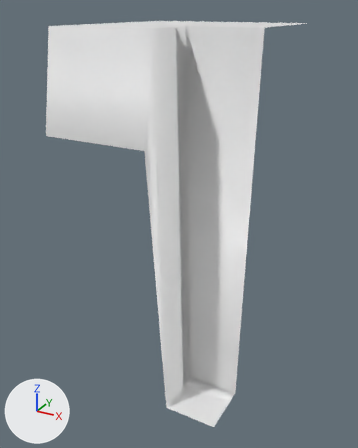
Renders of the OBJ model models/areas/gorge/grass_-1_-4.obj from each side of a commit.
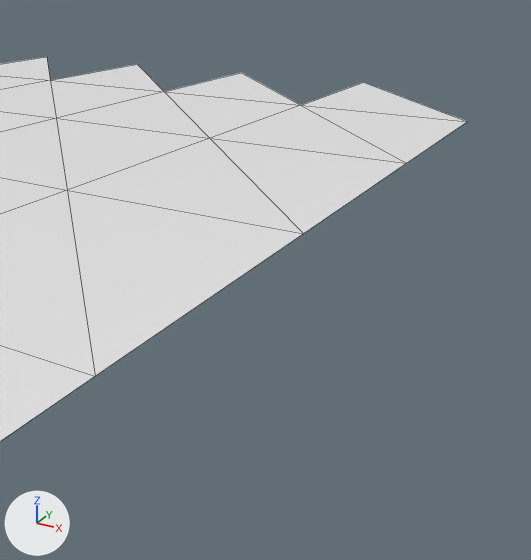
Each version appears first whole from a camera (50 mm lens) standing at (8.18, 41.18, 16.89) and looking at (-5.13, 65.37, 4.79), and next in a close-up from a camera (50 mm lens) standing at (0.96, 66.99, 16.81) and looking at (-1.14, 70.82, 14.9). Every picture has the same lights, and +X, +Y and +Z are marked at lower left. The last two pictures show the newer version. The close-ups show mesh edges as thin lines. Where no turn or scale is listed for an object, it has been applied to the vertices. Vertices at exactly the same position are counted once.

Script lines for the objects in view, before the commit:
```python
me_grass__1__4 = bpy.data.meshes.new('grass_-1_-4')
me_grass__1__4.from_pydata(...)  # 142 vertices, 230 faces; spans x -10.0..0.0, y 60.0..72.0, z -4.2..16.0
ob_grass__1__4 = bpy.data.objects.new('grass_-1_-4', me_grass__1__4)
ob_grass__1__4.location = (0.0, 0.0, 0.0)
```
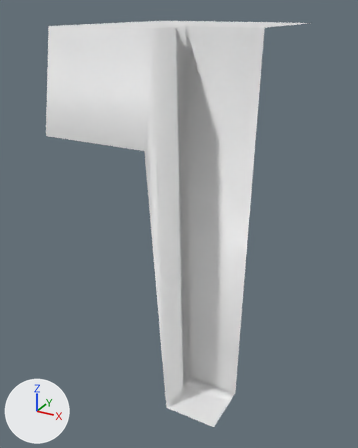
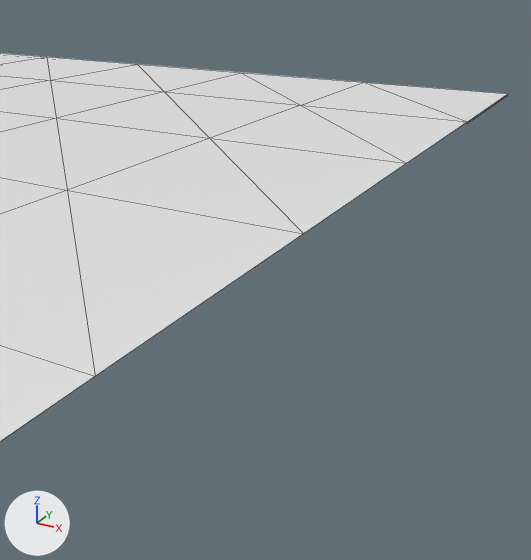
What changed in the scene script:
```text
Change me_grass__1__4:
    used by ob_grass__1__4; location = (0.0, 0.0, 0.0)
    remove me_grass__1__4.from_pydata(...)  # 142 vertices, 230 faces; spans x -10.0..0.0, y 60.0..72.0, z -4.2..16.0
    add me_grass__1__4.from_pydata(...)  # 164 vertices, 250 faces; spans x -10.0..0.0, y 60.0..72.0, z -4.2..16.0
    me_grass__1__4 part 1: a new loose piece of 21 vertices spanning x -10.0..0.0, y 71.0..72.0, z 16.0
    me_grass__1__4 part 2
    1 vertex is added at (0.0, 72.0, 16.0)
    10 new faces join them
```

Pixel boxes (x1, y1, x2, y2) of what changed, in the close-ups (531 x 560 px):
'grass_-1_-4', reshaped
    before: (0, 57, 468, 441)
    after: (0, 53, 507, 441)
part 1 of me_grass__1__4, added (mostly hidden)
    after: (466, 96, 507, 124)
part 2 of me_grass__1__4, added
    after: (0, 53, 507, 121)
